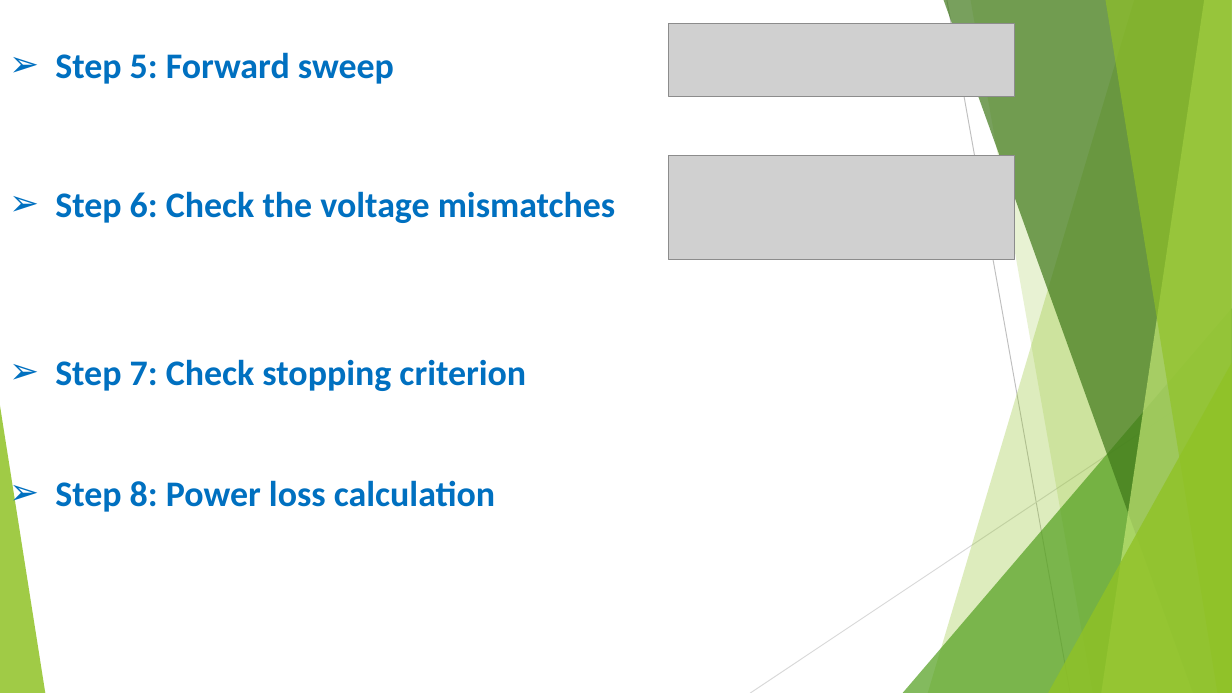
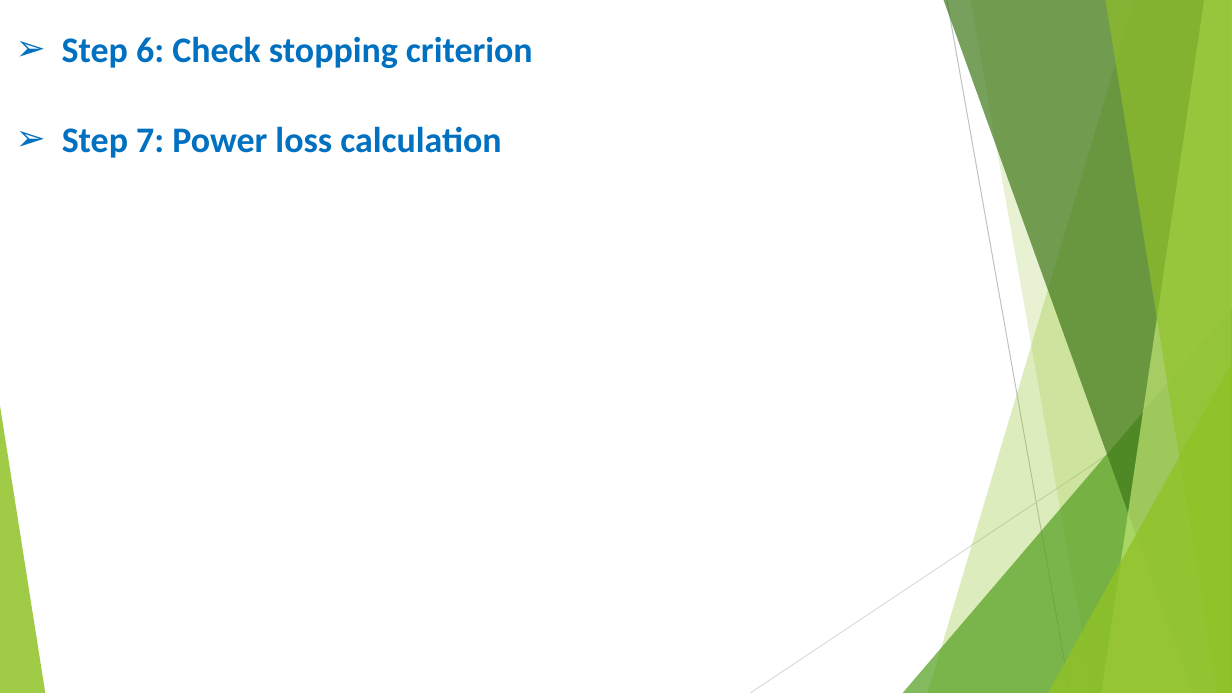
Before and after one commit to moustafashahin122/AOA-Graduation-Project-2022-, a slide deck: slide 70 of code/AOA_objects/results/grad_presentation/Presentation.pptx. Drawn at 1232x693 pixels with LibreOffice and Linux fonts; fonts in the diff are those of the drawing; grey boxes stand for pictures. Boxes give left, top, right and bottom in pixels: in the first picture for what was removed or moved away, otherwise in the second. Text is boxed around its words. In the diff, an @@ line names an element or a change of style, - is before the commit and + after.

```diff
--- a/code/AOA_objects/results/grad_presentation/Presentation.pptx
+++ b/code/AOA_objects/results/grad_presentation/Presentation.pptx
@@ picture removed at (668,24,1015,96) @@
@@ text removed at (55,52,394,84) @@
-➢ Step 5: Forward sweep
@@ text at (62,36,533,68): text changed @@
-➢ Step 7: Check stopping criterion
+➢ Step 6: Check stopping criterion
@@ text at (62,126,501,158): text changed @@
-➢ Step 8: Power loss calculation
+➢ Step 7: Power loss calculation
@@ picture removed at (668,155,1015,260) @@
@@ text removed at (55,191,616,223) @@
-➢ Step 6: Check the voltage mismatches
```
Also in this commit, not shown: 3 other slides changed, 4 other files.
